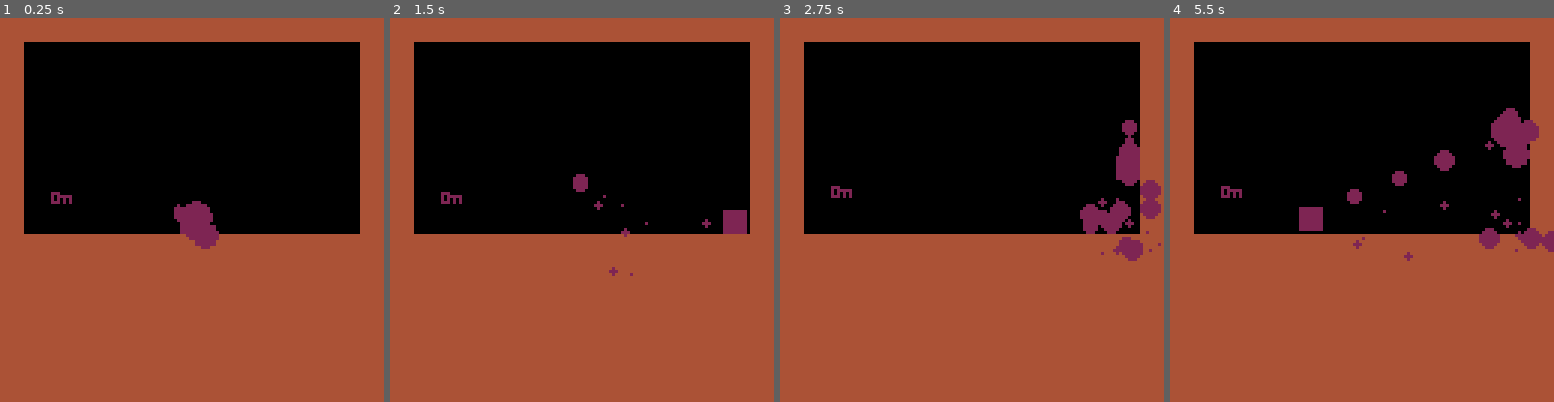
Above: before the commit, frames 1-4 (left to right).
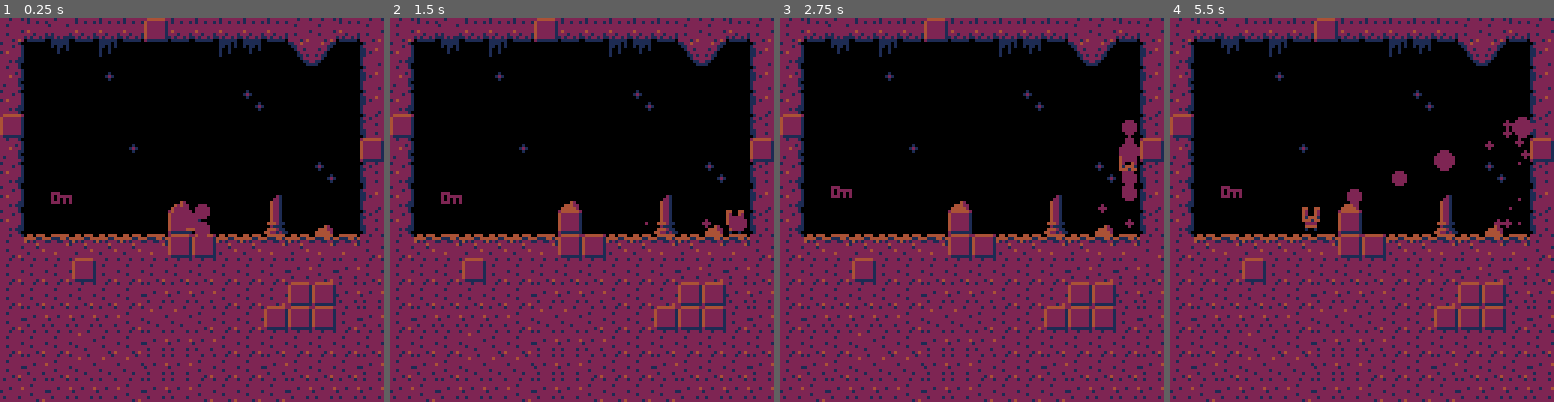
Above: after the commit, the same moments.

Repository: egordorichev/HighSpeedRabbit
Game: PICO-8 cartridge platformer.p8
The game is run twice, just before and just after one commit, with the same random seed, the same clock (stepped at 60 frames per second) and the same inputs.
Inputs:
- Up to frame 1 (0.25 s): no input
- Up to frame 2 (1.5 s): tap X (X key) at 0.33, 1.07 s
- Up to frame 3 (2.75 s): hold Right 1.6-2.1 s; tap X (X key) at 1.85 s; hold Up 2.15-2.42 s; hold Right from 2.47 s (still down)
- Up to frame 4 (5.5 s): tap X (X key) at 2.97, 4.08, 5.2 s; release Right at 3.03 s; hold Left 3.08-3.58 s; hold Right 4.02-4.68 s; hold Up 4.73-5.03 s; hold Left from 5.08 s (still down)

The runs differ from the first frame. In frame 1, 55% of the frame differs, in the area x 0-100%, y 0-100%; in frame 2, 56%; in frame 3, 56%; in frame 4, 57%.

Commit message:
Before pull

Diff:
--- a/platformer.p8
+++ b/platformer.p8
@@ -109,14 +109,14 @@
  end
  if btn(2) and p.grounded then
   p.vy-=p.spd*13
-  for i=0,10 do
+  for i=0,4 do
 		 new_particle(p.x+4,p.y+4,2)
 		end
  end
  if btn(5) and p.dasht==0 then
   p.vx+=(p.flp and -1 or 1)*15*p.spd
   p.dasht=30
-  for i=0,9 do
+  for i=0,4 do
    new_particle(p.x+4,p.y+4,2)
   end
  end
@@ -124,7 +124,7 @@
 end
 
 function draw_player(p)
- spr(2,p.x,p.y)
+ spr(54,p.x,p.y)
 end
 
 -- items
@@ -154,7 +154,7 @@
  if collide(i.x,i.y,8,8,player.x,player.y,8,8) then
   -- todo: pickup
   i.dropped=false
-  for j=0,4 do
+  for j=0,3 do
    new_particle(i.x+4,i.y+4,2)
   end
  end
@@ -188,7 +188,7 @@
 			c.vy=0
 			c.grounded=true
 			if not lg then
-			 for i=0,10 do
+			 for i=0,4 do
 			  new_particle(c.x+4,c.y+4,2)
 			 end
 			end
@@ -214,7 +214,7 @@
   y=y,
   vx=vx or (rnd(2)-1),
   vy=vy or (rnd(2)-1),
-  r=r or (rnd(4)+2),
+  r=r or (rnd(2)+2),
   cl=cl or rnd(16)
  })
 end
@@ -530,168 +530,168 @@
 00000000000000000000000000000000000000000000000000000000000000000000000000000000000000000000000000000000000000000000000000000000
 
 __gff__
-0001000000000000000000000000000000000000000000000000000000000000000000000000000000000000000000000000000000000000000000000000000000000000000000000000000000000000000000000000000000000000000000000000000000000000000000000000000000000000000000000000000000000000
+0001000000000000010101000000000000000000000000000000000000000000000000000000000000000000000000000000000000000000000000000000000001010101000000000000000000000000010101010001000000000000000000000101010101000000000000000000000001010101000000000000000000000000
 0000000000000000000000000000000000000000000000000000000000000000000000000000000000000000000000000000000000000000000000000000000000000000000000000000000000000000000000000000000000000000000000000000000000000000000000000000000000000000000000000000000000000000
 __map__
-0101010101010101010101010101010100000000000000000000000000000000000000000000000000000000000000000000000000000000000000000000000000000000000000000000000000000000000000000000000000000000000000000000000000000000000000000000000000000000000000000000000000000000
-0100000000000000000000000000000100000000000000000000000000000000000000000000000000000000000000000000000000000000000000000000000000000000000000000000000000000000000000000000000000000000000000000000000000000000000000000000000000000000000000000000000000000000
-0100000000000000000000000000000100000000000000000000000000000000000000000000000000000000000000000000000000000000000000000000000000000000000000000000000000000000000000000000000000000000000000000000000000000000000000000000000000000000000000000000000000000000
-0100000000000000000000000000000100000000000000000000000000000000000000000000000000000000000000000000000000000000000000000000000000000000000000000000000000000000000000000000000000000000000000000000000000000000000000000000000000000000000000000000000000000000
-0100000000000000000000000000000100000000000000000000000000000000000000000000000000000000000000000000000000000000000000000000000000000000000000000000000000000000000000000000000000000000000000000000000000000000000000000000000000000000000000000000000000000000
-0100000000000000000000000000000100000000000000000000000000000000000000000000000000000000000000000000000000000000000000000000000000000000000000000000000000000000000000000000000000000000000000000000000000000000000000000000000000000000000000000000000000000000
-0100000000000000000000000000000100000000000000000000000000000000000000000000000000000000000000000000000000000000000000000000000000000000000000000000000000000000000000000000000000000000000000000000000000000000000000000000000000000000000000000000000000000000
-0100030000000000000000000000000100000000000000000000000000000000000000000000000000000000000000000000000000000000000000000000000000000000000000000000000000000000000000000000000000000000000000000000000000000000000000000000000000000000000000000000000000000000
-0100000000000000000000000000000100000000000000000000000000000000000000000000000000000000000000000000000000000000000000000000000000000000000000000000000000000000000000000000000000000000000000000000000000000000000000000000000000000000000000000000000000000000
-0101010101010101010101010101010100000000000000000000000000000000000000000000000000000000000000000000000000000000000000000000000000000000000000000000000000000000000000000000000000000000000000000000000000000000000000000000000000000000000000000000000000000000
-0101010101010101010101010101010100000000000000000000000000000000000000000000000000000000000000000000000000000000000000000000000000000000000000000000000000000000000000000000000000000000000000000000000000000000000000000000000000000000000000000000000000000000
-0101010101010101010101010101010100000000000000000000000000000000000000000000000000000000000000000000000000000000000000000000000000000000000000000000000000000000000000000000000000000000000000000000000000000000000000000000000000000000000000000000000000000000
-0101010101010101010101010101010100000000000000000000000000000000000000000000000000000000000000000000000000000000000000000000000000000000000000000000000000000000000000000000000000000000000000000000000000000000000000000000000000000000000000000000000000000000
-0101010101010101010101010101010100000000000000000000000000000000000000000000000000000000000000000000000000000000000000000000000000000000000000000000000000000000000000000000000000000000000000000000000000000000000000000000000000000000000000000000000000000000
-0101010101010101010101010101010100000000000000000000000000000000000000000000000000000000000000000000000000000000000000000000000000000000000000000000000000000000000000000000000000000000000000000000000000000000000000000000000000000000000000000000000000000000
-0101010101010101010101010101010100000000000000000000000000000000000000000000000000000000000000000000000000000000000000000000000000000000000000000000000000000000000000000000000000000000000000000000000000000000000000000000000000000000000000000000000000000000
-0000000000000000000000000000000000000000000000000000000000000000000000000000000000000000000000000000000000000000000000000000000000000000000000000000000000000000000000000000000000000000000000000000000000000000000000000000000000000000000000000000000000000000
-0000000000000000000000000000000000000000000000000000000000000000000000000000000000000000000000000000000000000000000000000000000000000000000000000000000000000000000000000000000000000000000000000000000000000000000000000000000000000000000000000000000000000000
-0000000000000000000000000000000000000000000000000000000000000000000000000000000000000000000000000000000000000000000000000000000000000000000000000000000000000000000000000000000000000000000000000000000000000000000000000000000000000000000000000000000000000000
-0000000000000000000000000000000000000000000000000000000000000000000000000000000000000000000000000000000000000000000000000000000000000000000000000000000000000000000000000000000000000000000000000000000000000000000000000000000000000000000000000000000000000000
-0000000000000000000000000000000000000000000000000000000000000000000000000000000000000000000000000000000000000000000000000000000000000000000000000000000000000000000000000000000000000000000000000000000000000000000000000000000000000000000000000000000000000000
-0000000000000000000000000000000000000000000000000000000000000000000000000000000000000000000000000000000000000000000000000000000000000000000000000000000000000000000000000000000000000000000000000000000000000000000000000000000000000000000000000000000000000000
-0000000000000000000000000000000000000000000000000000000000000000000000000000000000000000000000000000000000000000000000000000000000000000000000000000000000000000000000000000000000000000000000000000000000000000000000000000000000000000000000000000000000000000
-0000000000000000000000000000000000000000000000000000000000000000000000000000000000000000000000000000000000000000000000000000000000000000000000000000000000000000000000000000000000000000000000000000000000000000000000000000000000000000000000000000000000000000
-0000000000000000000000000000000000000000000000000000000000000000000000000000000000000000000000000000000000000000000000000000000000000000000000000000000000000000000000000000000000000000000000000000000000000000000000000000000000000000000000000000000000000000
-0000000000000000000000000000000000000000000000000000000000000000000000000000000000000000000000000000000000000000000000000000000000000000000000000000000000000000000000000000000000000000000000000000000000000000000000000000000000000000000000000000000000000000
-0000000000000000000000000000000000000000000000000000000000000000000000000000000000000000000000000000000000000000000000000000000000000000000000000000000000000000000000000000000000000000000000000000000000000000000000000000000000000000000000000000000000000000
-0000000000000000000000000000000000000000000000000000000000000000000000000000000000000000000000000000000000000000000000000000000000000000000000000000000000000000000000000000000000000000000000000000000000000000000000000000000000000000000000000000000000000000
-0000000000000000000000000000000000000000000000000000000000000000000000000000000000000000000000000000000000000000000000000000000000000000000000000000000000000000000000000000000000000000000000000000000000000000000000000000000000000000000000000000000000000000
-0000000000000000000000000000000000000000000000000000000000000000000000000000000000000000000000000000000000000000000000000000000000000000000000000000000000000000000000000000000000000000000000000000000000000000000000000000000000000000000000000000000000000000
-0000000000000000000000000000000000000000000000000000000000000000000000000000000000000000000000000000000000000000000000000000000000000000000000000000000000000000000000000000000000000000000000000000000000000000000000000000000000000000000000000000000000000000
-0000000000000000000000000000000000000000000000000000000000000000000000000000000000000000000000000000000000000000000000000000000000000000000000000000000000000000000000000000000000000000000000000000000000000000000000000000000000000000000000000000000000000000
-…(130 lines of a section not shown)…
+5271727171715571717171715252715200000000000000000000000000000000000000000000000000000000000000000000000000000000000000000000000000000000000000000000000000000000000000000000000000000000000000000000000000000000000000000000000000000000000000000000000000000000
+6300760077000000007776006465005000000000000000000000000000000000000000000000000000000000000000000000000000000000000000000000000000000000000000000000000000000000000000000000000000000000000000000000000000000000000000000000000000000000000000000000000000000000
+5300000047000000000000000000005000000000000000000000000000000000000000000000000000000000000000000000000000000000000000000000000000000000000000000000000000000000000000000000000000000000000000000000000000000000000000000000000000000000000000000000000000000000
+6300000000000000000046000000005000000000000000000000000000000000000000000000000000000000000000000000000000000000000000000000000000000000000000000000000000000000000000000000000000000000000000000000000000000000000000000000000000000000000000000000000000000000
+5500000000000000000000000000006000000000000000000000000000000000000000000000000000000000000000000000000000000000000000000000000000000000000000000000000000000000000000000000000000000000000000000000000000000000000000000000000000000000000000000000000000000000
+5300000000470000000000000000005500000000000000000000000000000000000000000000000000000000000000000000000000000000000000000000000000000000000000000000000000000000000000000000000000000000000000000000000000000000000000000000000000000000000000000000000000000000
+6300000000000000000000000046006000000000000000000000000000000000000000000000000000000000000000000000000000000000000000000000000000000000000000000000000000000000000000000000000000000000000000000000000000000000000000000000000000000000000000000000000000000000
+6300030000000056000000440000005000000000000000000000000000000000000000000000000000000000000000000000000000000000000000000000000000000000000000000000000000000000000000000000000000000000000000000000000000000000000000000000000000000000000000000000000000000000
+6300000000000055000000540056006000000000000000000000000000000000000000000000000000000000000000000000000000000000000000000000000000000000000000000000000000000000000000000000000000000000000000000000000000000000000000000000000000000000000000000000000000000000
+5241424141414255554141424142425200000000000000000000000000000000000000000000000000000000000000000000000000000000000000000000000000000000000000000000000000000000000000000000000000000000000000000000000000000000000000000000000000000000000000000000000000000000
+5252525552525252525252526152615200000000000000000000000000000000000000000000000000000000000000000000000000000000000000000000000000000000000000000000000000000000000000000000000000000000000000000000000000000000000000000000000000000000000000000000000000000000
+5252525252526161615252525555616100000000000000000000000000000000000000000000000000000000000000000000000000000000000000000000000000000000000000000000000000000000000000000000000000000000000000000000000000000000000000000000000000000000000000000000000000000000
+5261616161525151525252555555526100000000000000000000000000000000000000000000000000000000000000000000000000000000000000000000000000000000000000000000000000000000000000000000000000000000000000000000000000000000000000000000000000000000000000000000000000000000
+5252525152526161615252525252525200000000000000000000000000000000000000000000000000000000000000000000000000000000000000000000000000000000000000000000000000000000000000000000000000000000000000000000000000000000000000000000000000000000000000000000000000000000
+5261525151516161525252615252526100000000000000000000000000000000000000000000000000000000000000000000000000000000000000000000000000000000000000000000000000000000000000000000000000000000000000000000000000000000000000000000000000000000000000000000000000000000
+6152616161526161525252526161616100000000000000000000000000000000000000000000000000000000000000000000000000000000000000000000000000000000000000000000000000000000000000000000000000000000000000000000000000000000000000000000000000000000000000000000000000000000
+0000000000000000000000000000000000000000000000000000000000000000000000000000000000000000000000000000000000000000000000000000000000000000000000000000000000000000000000000000000000000000000000000000000000000000000000000000000000000000000000000000000000000000
+0000000000000000000000000000000000000000000000000000000000000000000000000000000000000000000000000000000000000000000000000000000000000000000000000000000000000000000000000000000000000000000000000000000000000000000000000000000000000000000000000000000000000000
+0000000000000000000000000000000000000000000000000000000000000000000000000000000000000000000000000000000000000000000000000000000000000000000000000000000000000000000000000000000000000000000000000000000000000000000000000000000000000000000000000000000000000000
+0000000000000000000000000000000000000000000000000000000000000000000000000000000000000000000000000000000000000000000000000000000000000000000000000000000000000000000000000000000000000000000000000000000000000000000000000000000000000000000000000000000000000000
+0000000000000000000000000000000000000000000000000000000000000000000000000000000000000000000000000000000000000000000000000000000000000000000000000000000000000000000000000000000000000000000000000000000000000000000000000000000000000000000000000000000000000000
+0000000000000000000000000000000000000000000000000000000000000000000000000000000000000000000000000000000000000000000000000000000000000000000000000000000000000000000000000000000000000000000000000000000000000000000000000000000000000000000000000000000000000000
+0000000000000000000000000000000000000000000000000000000000000000000000000000000000000000000000000000000000000000000000000000000000000000000000000000000000000000000000000000000000000000000000000000000000000000000000000000000000000000000000000000000000000000
+0000000000000000000000000000000000000000000000000000000000000000000000000000000000000000000000000000000000000000000000000000000000000000000000000000000000000000000000000000000000000000000000000000000000000000000000000000000000000000000000000000000000000000
+0000000000000000000000000000000000000000000000000000000000000000000000000000000000000000000000000000000000000000000000000000000000000000000000000000000000000000000000000000000000000000000000000000000000000000000000000000000000000000000000000000000000000000
+0000000000000000000000000000000000000000000000000000000000000000000000000000000000000000000000000000000000000000000000000000000000000000000000000000000000000000000000000000000000000000000000000000000000000000000000000000000000000000000000000000000000000000
+0000000000000000000000000000000000000000000000000000000000000000000000000000000000000000000000000000000000000000000000000000000000000000000000000000000000000000000000000000000000000000000000000000000000000000000000000000000000000000000000000000000000000000
+0000000000000000000000000000000000000000000000000000000000000000000000000000000000000000000000000000000000000000000000000000000000000000000000000000000000000000000000000000000000000000000000000000000000000000000000000000000000000000000000000000000000000000
+0000000000000000000000000000000000000000000000000000000000000000000000000000000000000000000000000000000000000000000000000000000000000000000000000000000000000000000000000000000000000000000000000000000000000000000000000000000000000000000000000000000000000000
+0000000000000000000000000000000000000000000000000000000000000000000000000000000000000000000000000000000000000000000000000000000000000000000000000000000000000000000000000000000000000000000000000000000000000000000000000000000000000000000000000000000000000000
+0000000000000000000000000000000000000000000000000000000000000000000000000000000000000000000000000000000000000000000000000000000000000000000000000000000000000000000000000000000000000000000000000000000000000000000000000000000000000000000000000000000000000000
+0000000000000000000000000000000000000000000000000000000000000000000000000000000000000000000000000000000000000000000000000000000000000000000000000000000000000000000000000000000000000000000000000000000000000000000000000000000000000000000000000000000000000000
+…(130 lines of a section not shown)…
